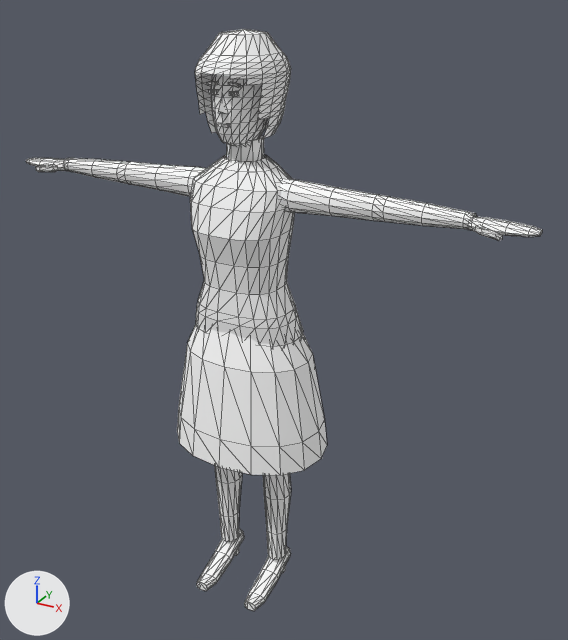
The glTF model public/models/extra-woman-1.glb, before and after one commit.
Camera for both pictures: a 50 mm camera at (1.092, -1.765, 1.811) aimed at (0.079, 0.076, 0.891). The axes (+X, +Y, +Z) are drawn at lower left. The lights are the same throughout. The first picture is the older version. Mesh edges are drawn as thin lines. Vertices at exactly the same position are counted once.

The first picture shows 'extra-woman-1-body'.
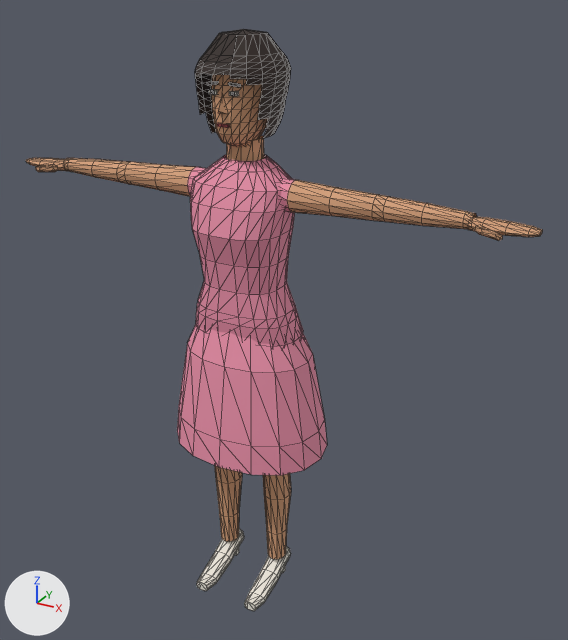
What changed in the scene script:
```text
Change me_extra_woman_1_body:
    where me_extra_woman_1_body.from_pydata(...)  # 1412 vertices, 2503 faces; spans x -0.78..0.78, y -0.17..0.19, z 0.0..1.69
    used by ob_extra_woman_1_body; location = (0.0, 0.0, 0.0)
    me_extra_woman_1_body part 1: 1123 faces centred in x -0.78..0.78, y -0.1..0.1, z 0.13..1.64 are repainted in the vertex colours; the middle colour goes from white #ffffff to beige #d6a079
    me_extra_woman_1_body part 2: 698 faces centred in x -0.23..0.23, y -0.16..0.18, z 0.53..1.36 are repainted in the vertex colours; the middle colour goes from white #ffffff to pink #e98fa8
    me_extra_woman_1_body part 3: 442 faces centred in x -0.11..0.11, y -0.12..0.14, z 1.44..1.68 are repainted in the vertex colours; the middle colour goes from white #ffffff to black #2a1c16
    me_extra_woman_1_body part 4: 240 faces centred in x -0.12..0.12, y -0.16..0.06, z 0.0..1.55 are repainted in the vertex colours; the middle colour goes from white #ffffff to white #f0ebe0
```

Where the change shows, as pixel boxes (x1, y1, x2, y2) in the pictures (568 x 640 px):
part 1 of me_extra_woman_1_body, recoloured
    both: (26, 74, 542, 559)
part 2 of me_extra_woman_1_body, recoloured (white to pink)
    both: (177, 155, 327, 475)
part 3 of me_extra_woman_1_body, recoloured (darker)
    both: (195, 29, 291, 138)
part 4 of me_extra_woman_1_body, recoloured
    both: (197, 89, 291, 611)
